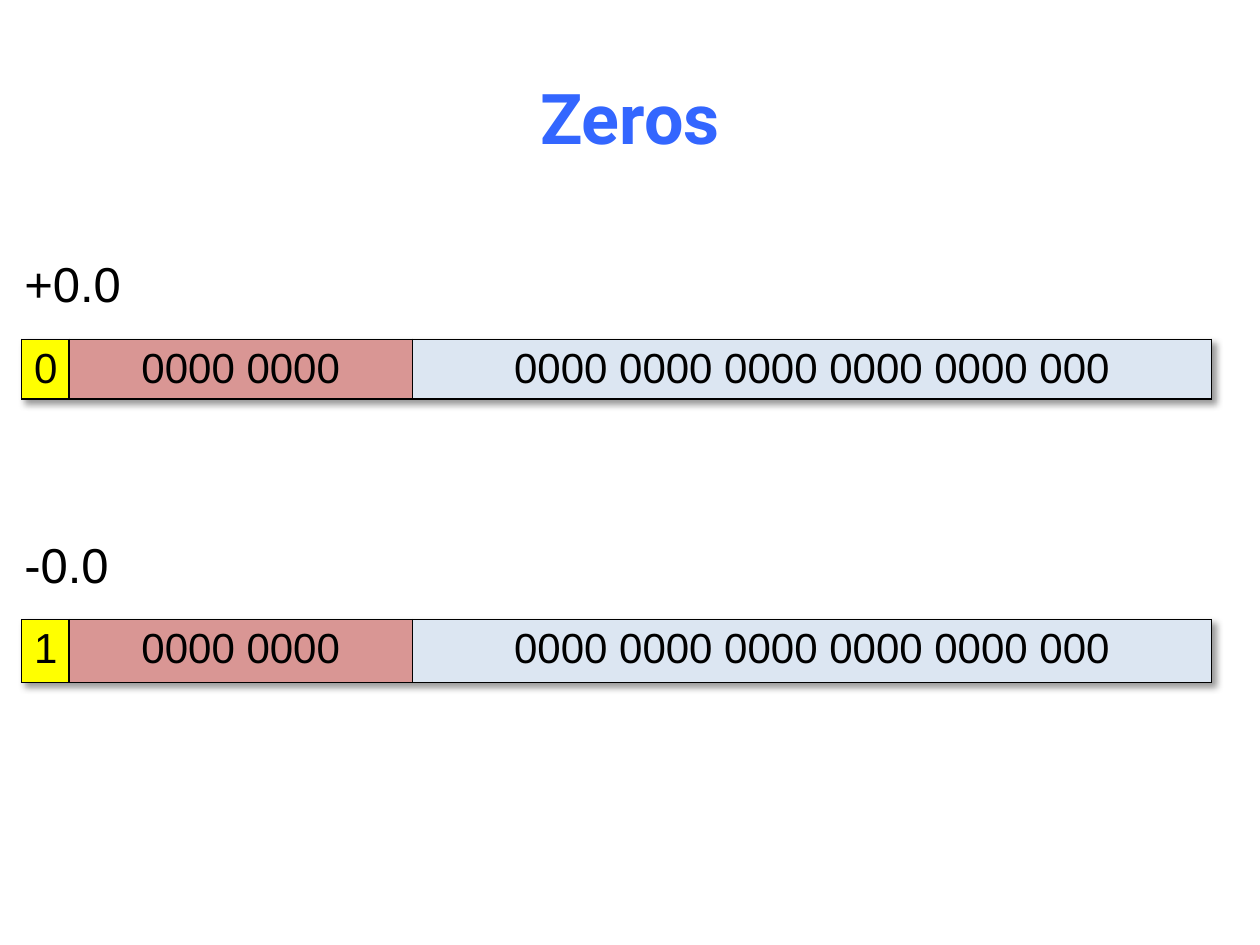
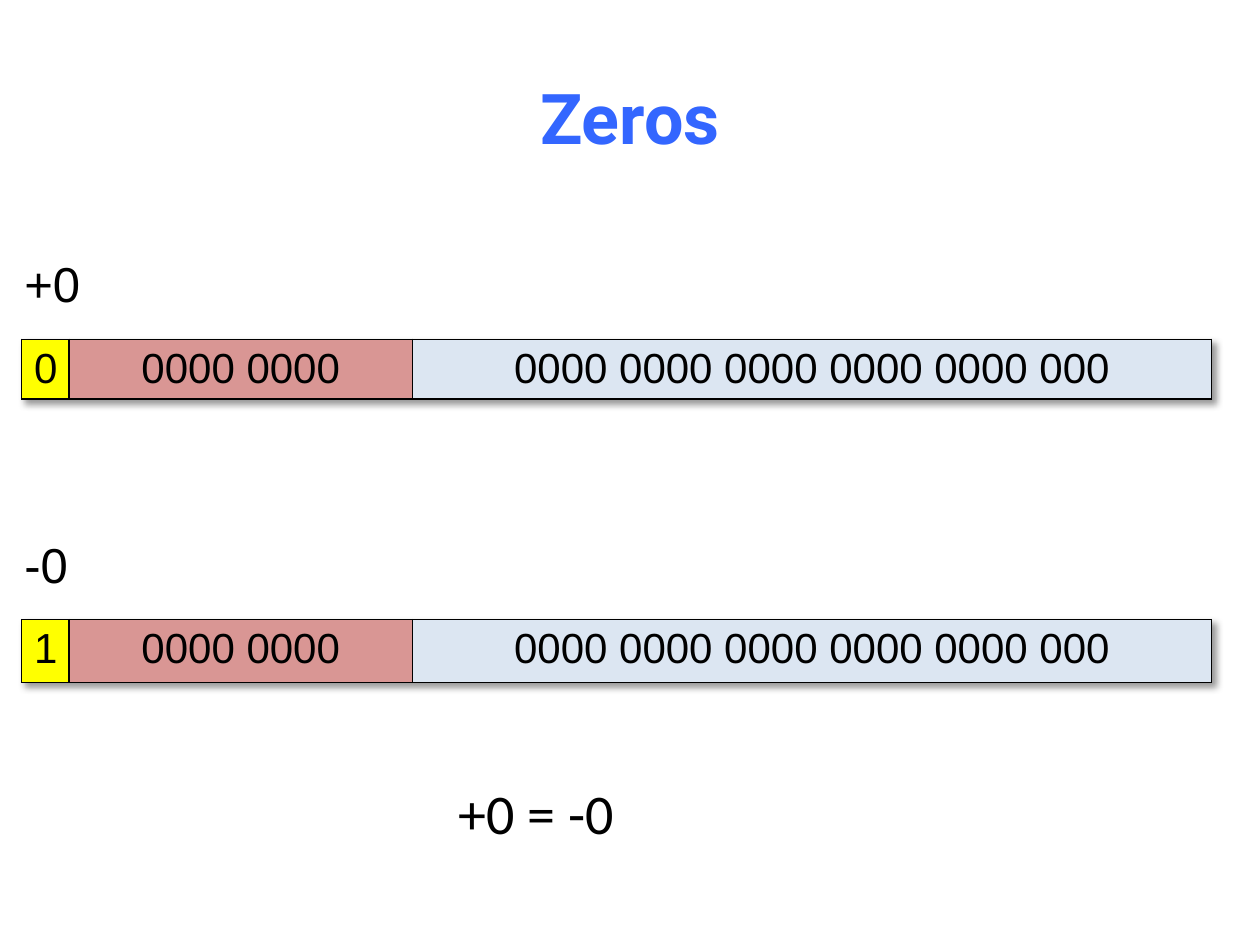
Before and after one commit to NYU-CSO/nyu-cso.github.io, a slide deck: slide 49 of notes/03-floats.pptx. Drawn at 1260x945 pixels with LibreOffice and Linux fonts; fonts in the diff are those of the drawing. Boxes give left, top, right and bottom in pixels: in the first picture for what was removed or moved away, otherwise in the second. Text is boxed around its words. In the diff, an @@ line names an element or a change of style, - is before the commit and + after.

```diff
--- a/notes/03-floats.pptx
+++ b/notes/03-floats.pptx
@@ text at [24,267,80,303]: text changed @@
-+0.0
++0
@@ text at [24,548,68,584]: text changed @@
--0.0
+-0
@@ text added at [459,797,613,835], 32 pt, text #000000 @@
++0 = -0
```
Also in this commit, not shown: 4 other slides changed, 3 slides added, 1 other file.
